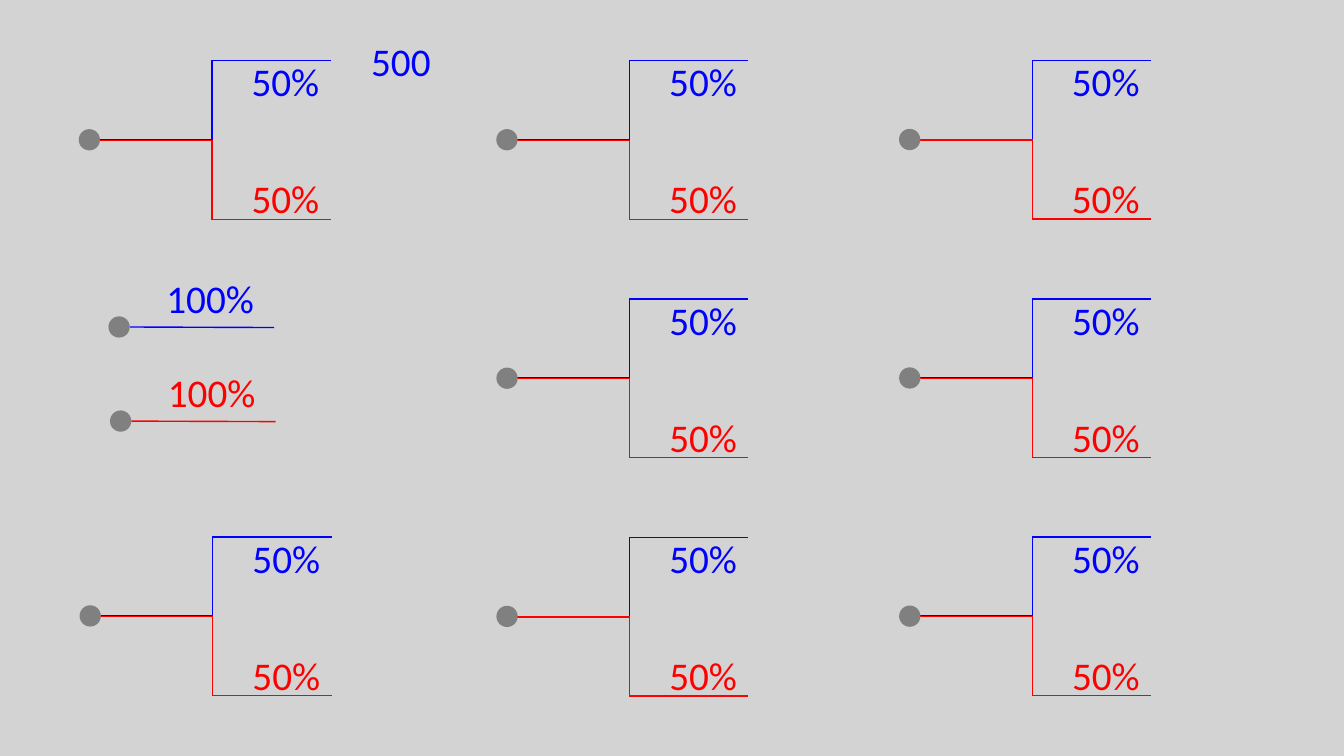
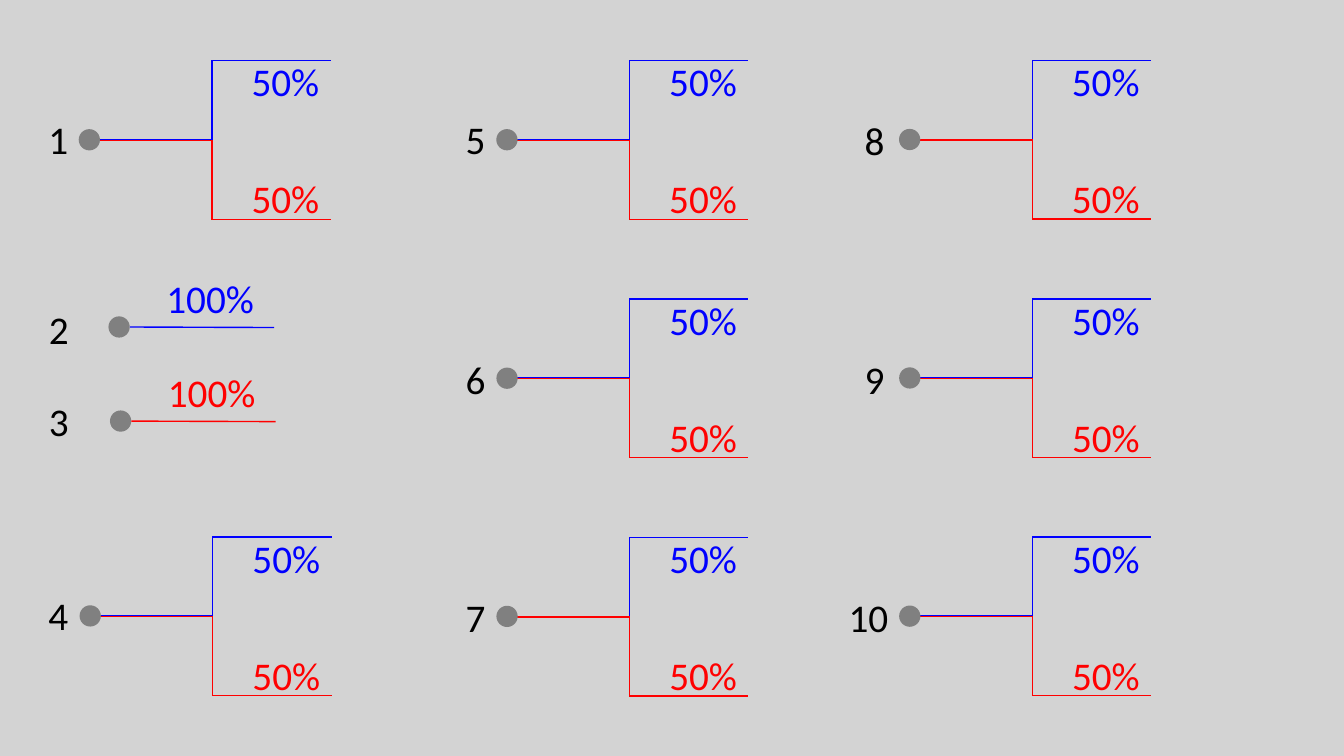
Before and after one commit to luwy-allison/EDP_stage1, a slide deck: slide 18 of 介面.pptx. Drawn at 1344x756 pixels with LibreOffice and Linux fonts; fonts in the diff are those of the drawing. Boxes give left, top, right and bottom in pixels: in the first picture for what was removed or moved away, otherwise in the second. Text is boxed around its words. In the diff, an @@ line names an element or a change of style, - is before the commit and + after.

```diff
--- a/介面.pptx
+++ b/介面.pptx
@@ text removed at (x1=371, y1=50, x2=430, y2=77) @@
-500
@@ text added at (x1=48, y1=128, x2=68, y2=154), 28 pt, text #000000 @@
+1
@@ text added at (x1=466, y1=129, x2=486, y2=155), 28 pt, text #000000 @@
+5
@@ text added at (x1=865, y1=128, x2=885, y2=156), 28 pt, text #000000 @@
+8
@@ text added at (x1=49, y1=318, x2=69, y2=344), 28 pt, text #000000 @@
+2
@@ text added at (x1=466, y1=367, x2=486, y2=395), 28 pt, text #000000 @@
+6
@@ text added at (x1=865, y1=368, x2=885, y2=394), 28 pt, text #000000 @@
+9
@@ text added at (x1=49, y1=410, x2=69, y2=437), 28 pt, text #000000 @@
+3
@@ text added at (x1=48, y1=605, x2=68, y2=630), 28 pt, text #000000 @@
+4
@@ text added at (x1=466, y1=607, x2=486, y2=632), 28 pt, text #000000 @@
+7
@@ text added at (x1=849, y1=606, x2=889, y2=633), 28 pt, text #000000 @@
+10
```
Also in this commit, not shown: 5 other slides changed, 3 slides added, 12 other files.
